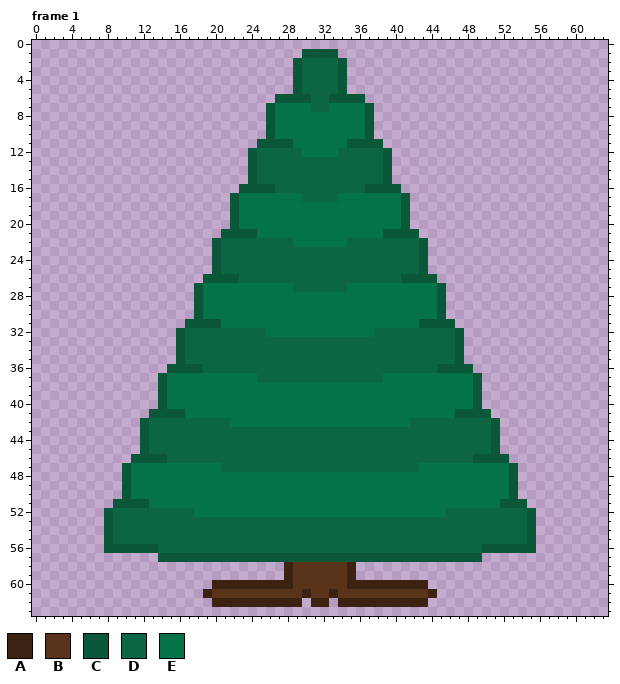
Pixel-art file, stored at WIP/Candy_Trees clone.aseprite. This is how it looked before the edit.
64x64 pixels, 6 frames. Shown: frame 1. The commit also changed other frames, which this record leaves out.
Palette (. is transparent): A #3b2211  B #59341a  C #0a573a  D #0c6644  E #05734a
After the commit:
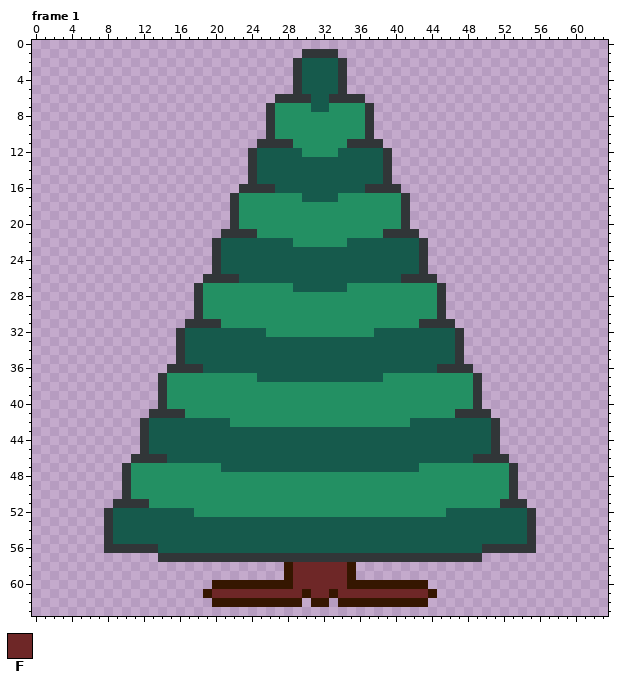
Colours new in this view: F #6e2727
The exact change:
colour A: #3b2211 -> #351600
colour C: #0a573a -> #313638
colour D: #0c6644 -> #165a4c
colour E: #05734a -> #239063
Frame 1:
y 58..60: x 29..34 BBBBBB -> FFFFFF
y 61: x 20..29 BBBBBBBBBB -> FFFFFFFFFF; x 31..32 BB -> FF; x 34..43 BBBBBBBBBB -> FFFFFFFFFF
Pixel boxes of the changes (left, top, right, bottom) in both pictures:
changed: (104, 49, 536, 607)
